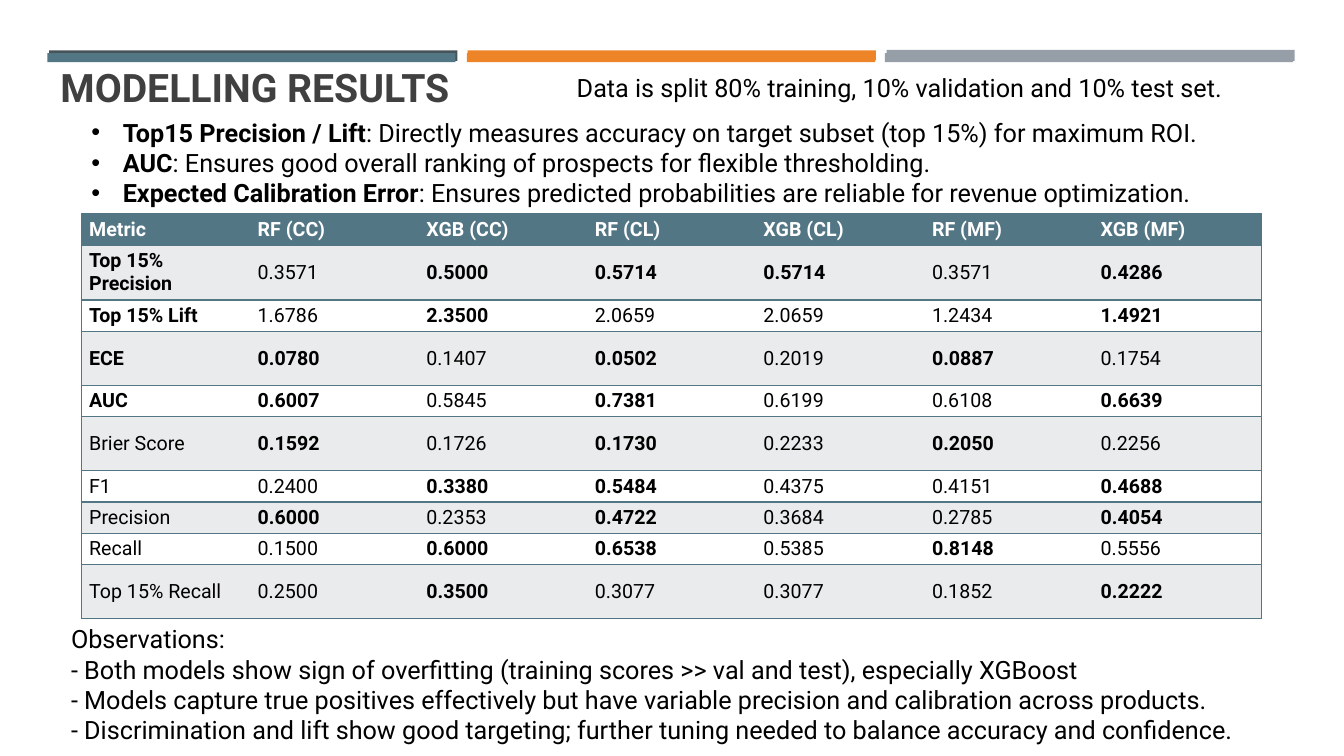
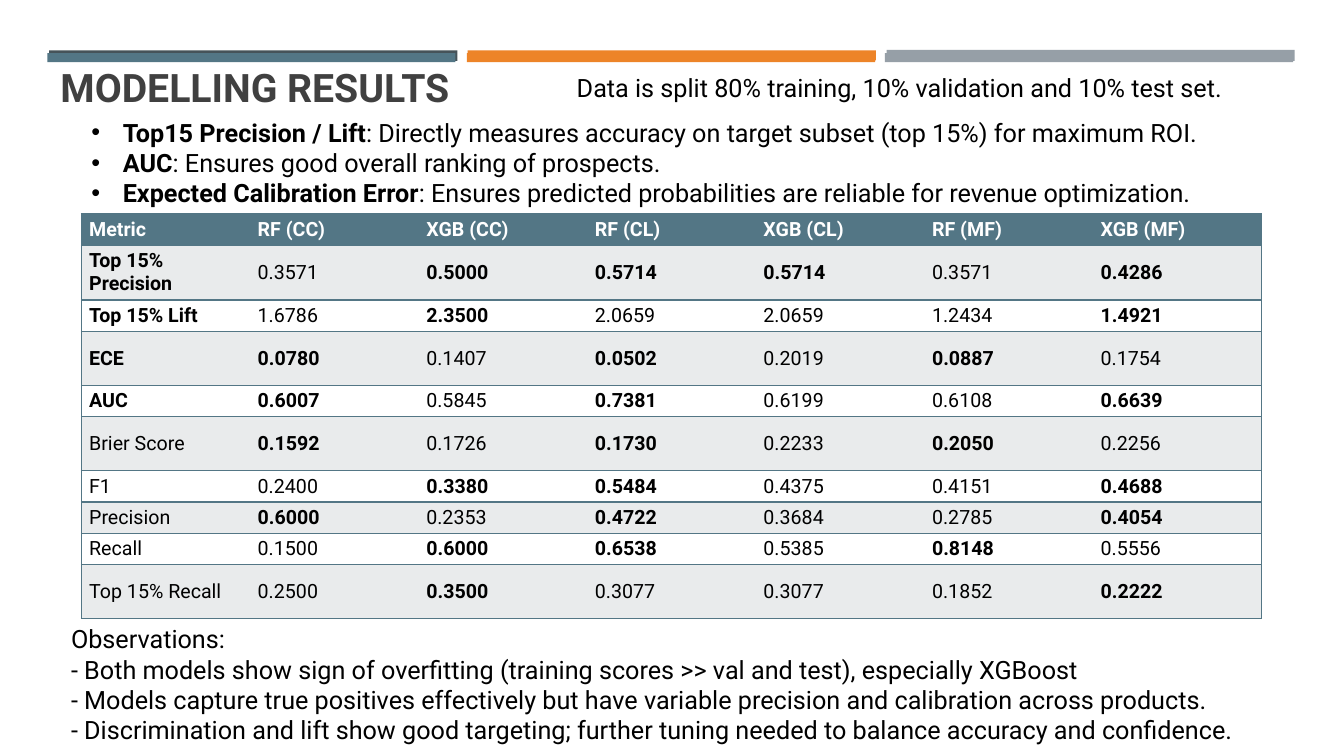
Before and after one commit to ngweixuan1/propensity_prediction, a slide deck: slide 7 of doc/documentation.pptx. Drawn at 1344x756 pixels with LibreOffice and Linux fonts; fonts in the diff are those of the drawing. Boxes give left, top, right and bottom in pixels: in the first picture for what was removed or moved away, otherwise in the second. Text is boxed around its words. In the diff, an @@ line names an element or a change of style, - is before the commit and + after.

```diff
--- a/doc/documentation.pptx
+++ b/doc/documentation.pptx
@@ text at box(123, 153, 660, 178): text changed @@
-• AUC: Ensures good overall ranking of prospects for flexible thresholding.
+• AUC: Ensures good overall ranking of prospects.
```
